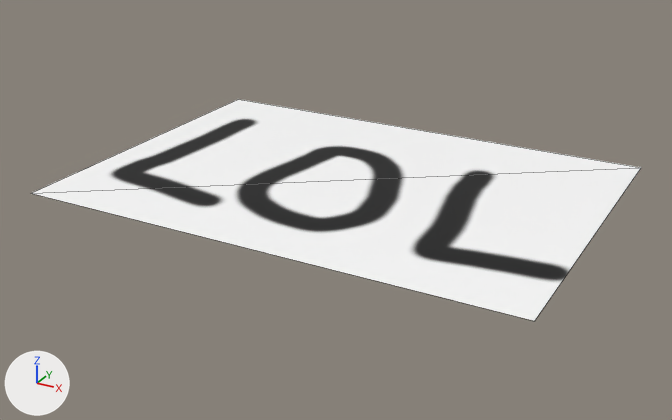
One commit to the glTF model Assets/models/GLB/Items/bookingslip.glb: the scene before it, then after it.
Both versions are drawn from a 50 mm camera at (1.151, -2.154, 0.978) aimed at (-0.009, -0.044, -0.077). The lights are fixed; the arrows at lower left show +X, +Y and +Z. The older version comes first. Mesh edges are drawn as thin lines. Where no turn or scale is listed for an object, it has been applied to the vertices.
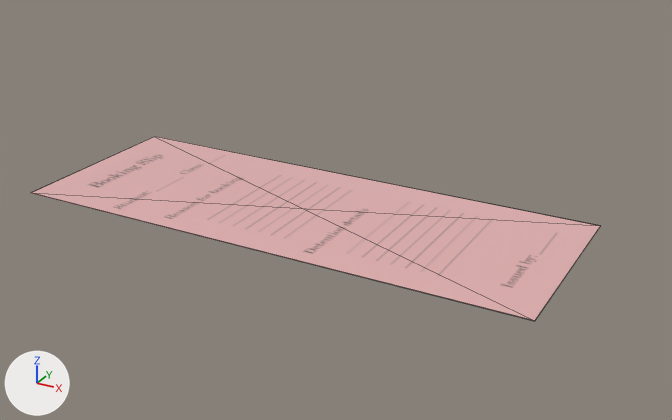
The newer file is also rescaled (x0.31), turned or shifted as a whole; pictures and numbers use the older file's frame.

What differs and where, as boxes [x1, y1, x2, y2] in the pictures (672 x 420 px):
'Plane', reshaped, recoloured (7% narrower, 17% shorter): before [31, 99, 641, 321]; after [31, 137, 600, 321]

The change in detail:
Picture 'Image_0' (img_image_0) is new.
Picture 'Image_2' (img_image_2) is new.
Picture 'Image_1' (img_image_1) is new.
Material 'BookingSlip_1001' (mat_bookingslip_1001) is new.
Uses the picture img_image_0.
Uses the picture img_image_1.
Uses the picture img_image_2.
me_plane is used by ob_plane; location (0.0, 0.0, 0.0).
me_plane had 4 vertices, 2 faces and spanned x -0.707..0.707, y -0.5..0.5, z 0.0.
me_plane no longer uses material mat_paper (picture img_bookingslip).
me_plane now has 8 vertices, 12 faces and spans x -0.707..0.707, y -0.5..0.031, z 0.0..0.001.
Part 1, on me_plane:
2 vertices are removed from x -0.707..0.707, y 0.5, z 0.0.
2 faces are deleted.
6 vertices are added at (-0.707, 0.031, 0.0), (-0.707, 0.031, 0.001), (-0.707, -0.5, 0.001), (0.707, 0.031, 0.001), (0.707, 0.031, 0.0), (0.707, -0.5, 0.001).
12 new faces join them.
me_plane gains material mat_bookingslip_1001.
